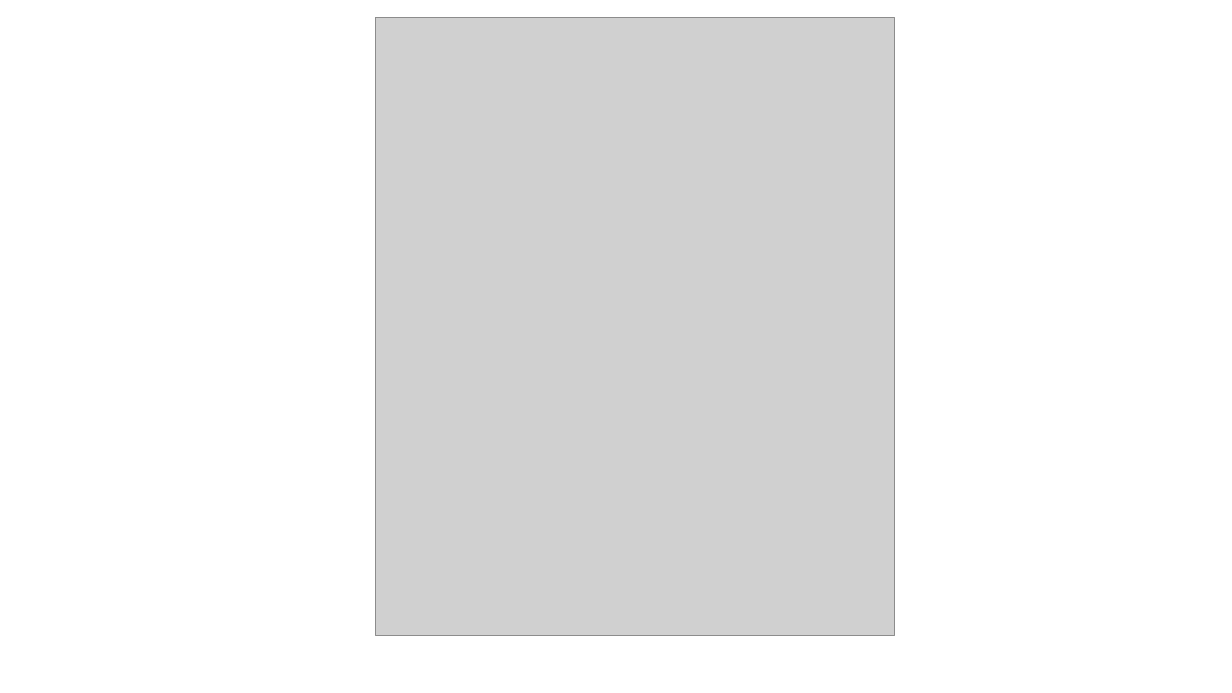
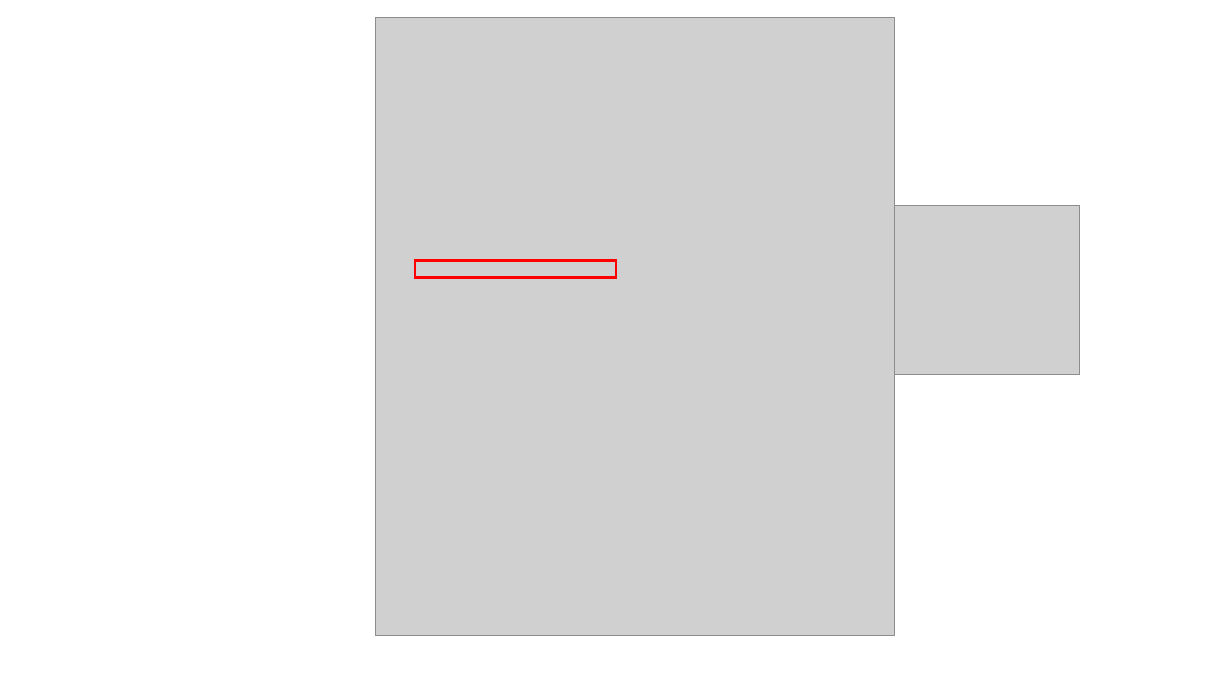
Before and after one commit to ssgoh/The-Pi-Club, a slide deck: slide 2 of Club Meetings 2023/Meeting 01 - Jan 8 2023/Lesson.pptm. Drawn at 1232x693 pixels with LibreOffice and Linux fonts; fonts in the diff are those of the drawing; grey boxes stand for pictures. Boxes give left, top, right and bottom in pixels: in the first picture for what was removed or moved away, otherwise in the second. Text is boxed around its words. In the diff, an @@ line names an element or a change of style, - is before the commit and + after.

```diff
--- a/Club Meetings 2023/Meeting 01 - Jan 8 2023/Lesson.pptm
+++ b/Club Meetings 2023/Meeting 01 - Jan 8 2023/Lesson.pptm
@@ picture added at bbox=[895, 206, 1080, 374] @@
@@ rectangle added at bbox=[415, 261, 616, 277], outline #FF0000 2.25 pt @@
```
Also in this commit, not shown: 2 other slides changed, 1 slide added, 1 slide removed, 1 other file.
